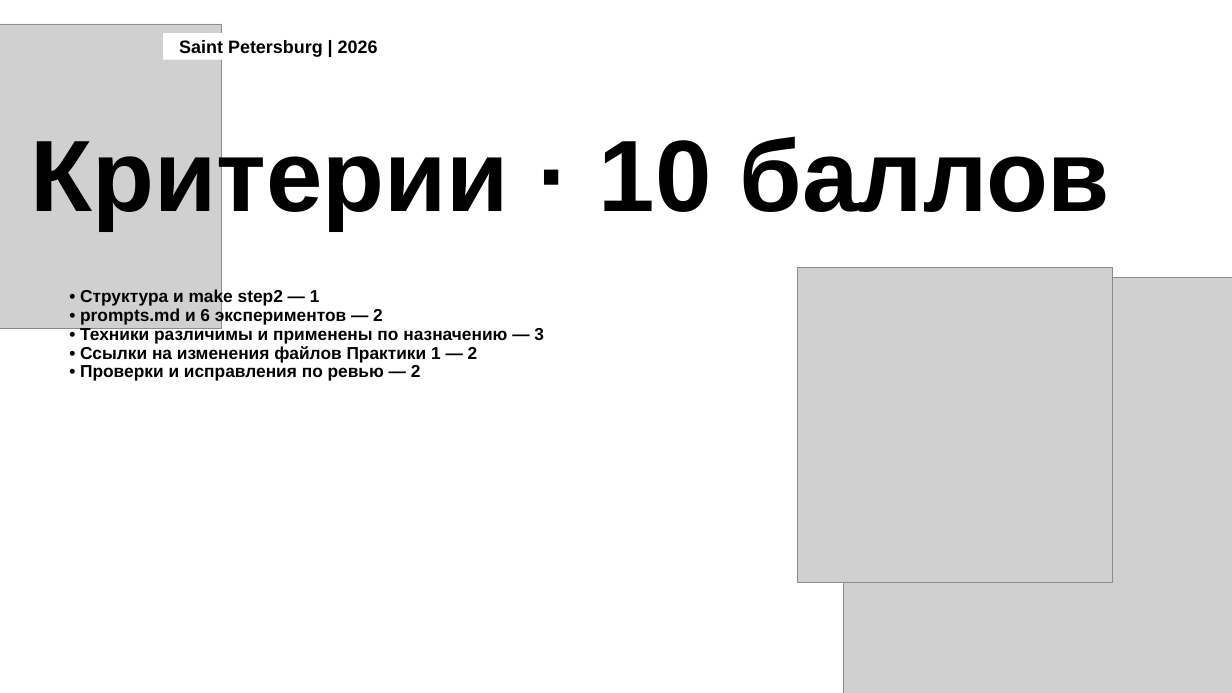
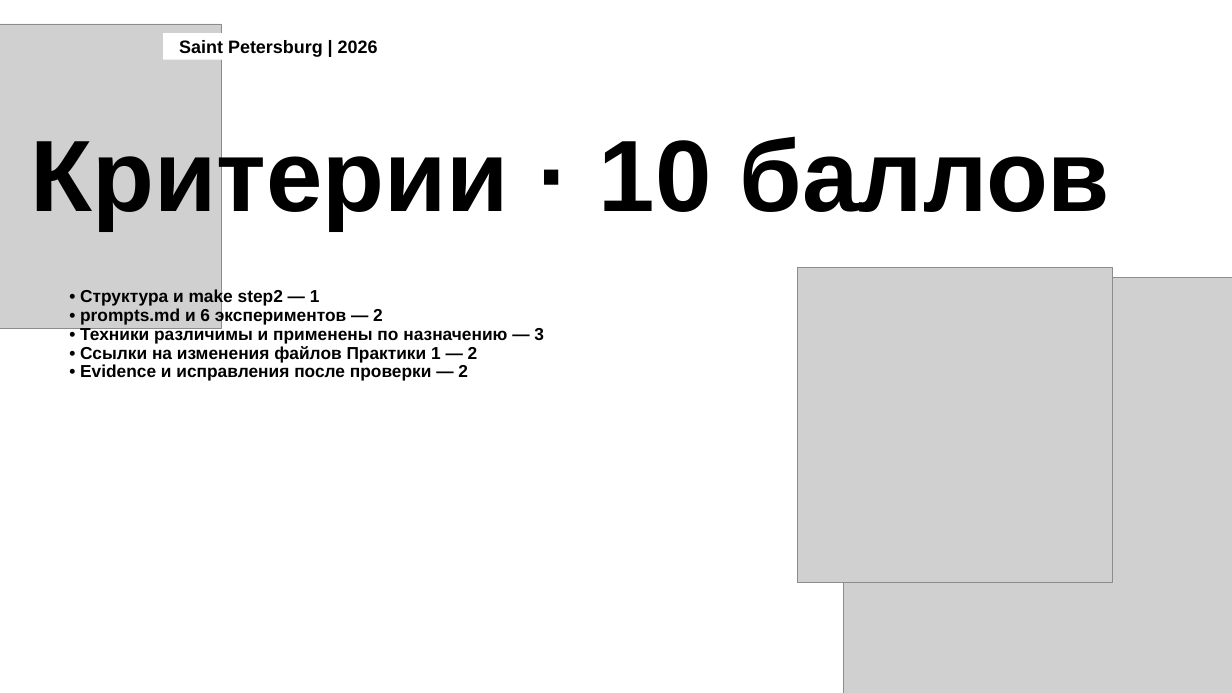
Before and after one commit to karinneyXx1/ITMOv2, a slide deck: slide 17 of practices/practice_02/slides/practice_02.pptx. Drawn at 1232x693 pixels with LibreOffice and Linux fonts; fonts in the diff are those of the drawing; grey boxes stand for pictures; background and template pictures are left out. Boxes give left, top, right and bottom in pixels: in the first picture for what was removed or moved away, otherwise in the second. Text is boxed around its words. In the diff, an @@ line names an element or a change of style, - is before the commit and + after.

```diff
--- a/practices/practice_02/slides/practice_02.pptx
+++ b/practices/practice_02/slides/practice_02.pptx
@@ text at box(80, 364, 468, 381): text changed @@
-• Проверки и исправления по ревью — 2
+• Evidence и исправления после проверки — 2
```
Also in this commit, not shown: 4 other slides changed, 1 slide added, 1 slide removed, 19 other files.
